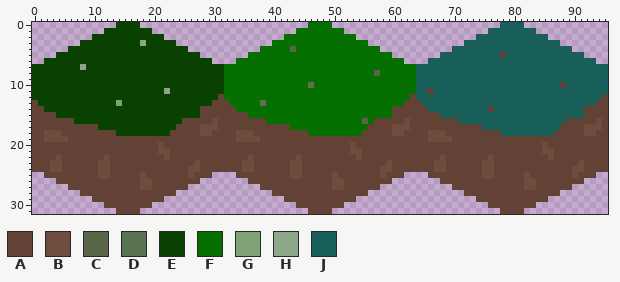
Edited in one commit: sprite sheet (Assets/Sprites/Environment/FloorSprites.png). The first picture shows the starting point.
The file is 96x32 pixels.
Palette (. is transparent): A #634236  B #704c3f  C #596547  D #59724f  E #094100  F #056f00  G #80a277  H #8ca888  J #195f59
Pixels before, first column x 0:
 0 ..............EEEE............................FFFF............................JJJJ..............
 1 ............EEEEEEEE........................FFFFFFFF........................JJJJJJJJ............
 2 ..........EEEEEEEEEEEE....................FFFFFFFFFFFF....................JJJJJJJJJJJJ..........
 3 ........EEEEEEEEEEHEEEEE................FFFFFFFFFFFFFFFF................JJJJJJJJJJJJJJJJ........
 4 ......EEEEEEEEEEEEEEEEEEEE............FFFFFCFFFFFFFFFFFFFF............JJJJJJJJJJJJJJJJJJJJ......
 5 ....EEEEEEEEEEEEEEEEEEEEEEEE........FFFFFFFFFFFFFFFFFFFFFFFF........JJJJJJJJJJAJJJJJJJJJJJJJ....
 6 ..EEEEEEEEEEEEEEEEEEEEEEEEEEEE....FFFFFFFFFFFFFFFFFFFFFFFFFFFF....JJJJJJJJJJJJJJJJJJJJJJJJJJJJ..
 7 EEEEEEEEHEEEEEEEEEEEEEEEEEEEEEEEFFFFFFFFFFFFFFFFFFFFFFFFFFFFFFFFJJJJJJJJJJJJJJJJJJJJJJJJJJJJJJJJ
 8 EEEEEEEEEEEEEEEEEEEEEEEEEEEEEEEEFFFFFFFFFFFFFFFFFFFFFFFFFCFFFFFFJJJJJJJJJJJJJJJJJJJJJJJJJJJJJJJJ
 9 EEEEEEEEEEEEEEEEEEEEEEEEEEEEEEEEFFFFFFFFFFFFFFFFFFFFFFFFFFFFFFFFJJJJJJJJJJJJJJJJJJJJJJJJJJJJJJJJ
10 EEEEEEEEEEEEEEEEEEEEEEEEEEEEEEEEFFFFFFFFFFFFFFDFFFFFFFFFFFFFFFFFJJJJJJJJJJJJJJJJJJJJJJJJAJJJJJJJ
11 EEEEEEEEEEEEEEEEEEEEEEHEEEEEEEEEFFFFFFFFFFFFFFFFFFFFFFFFFFFFFFFFJJAJJJJJJJJJJJJJJJJJJJJJJJJJJJJJ
12 EEEEEEEEEEEEEEEEEEEEEEEEEEEEEEEAFFFFFFFFFFFFFFFFFFFFFFFFFFFFFFFAJJJJJJJJJJJJJJJJJJJJJJJJJJJJJJJA
13 AEEEEEEEEEEEEEGEEEEEEEEEEEEEEEAAAFFFFFDFFFFFFFFFFFFFFFFFFFFFFFAAAJJJJJJJJJJJJJJJJJJJJJJJJJJJJJAA
14 AAEEEEEEEEEEEEEEEEEEEEEEEEEEAAAAAAFFFFFFFFFFFFFFFFFFFFFFFFFFAAAAAAJJJJJJJJJJAJJJJJJJJJJJJJJJAAAA
15 AAAAEEEEEEEEEEEEEEEEEEEEEEEEAAAAAAAAFFFFFFFFFFFFFFFFFFFFFFFFAAAAAAAAJJJJJJJJJJJJJJJJJJJJJJJJAAAA
16 AAAAAAAEEEEEEEEEEEEEEEEEEAAAAABAAAAAAAAFFFFFFFFFFFFFFFFCFAAAAABAAAAAAAAJJJJJJJJJJJJJJJJJJAAAAABA
17 AAAAAAAAAAAEEEEEEEEEEEEEAAAABBBAAAAAAAAAAAAFFFFFFFFFFFFFAAAABBBAAAAAAAAAAAAJJJJJJJJJJJJJAAAABBBA
18 AABBBAAAAAAAAAEEEEEEEEEAAAAABBAAAABBBAAAAAAAAAFFFFFFFFFAAAAABBAAAABBBAAAAAAAAAJJJJJJJJJAAAAABBAA
19 AABBBBAAAAAAAAAAAAAAAAAAAAAAAAAAAABBBBAAAAAAAAAAAAAAAAAAAAAAAAAAAABBBBAAAAAAAAAAAAAAAAAAAAAAAAAA
20 AAAAAAAAAAAAAAAAAAAAABAAAAAAAAAAAAAAAAAAAAAAAAAAAAAAABAAAAAAAAAAAAAAAAAAAAAAAAAAAAAAABAAAAAAAAAA
21 AAAAAAAAAAAAAAAAAAAAABBAAAAAAAAAAAAAAAAAAAAAAAAAAAAAABBAAAAAAAAAAAAAAAAAAAAAAAAAAAAAABBAAAAAAAAA
22 AAAABAAAAAAABAAAAAAAAABAAAAAAAAAAAAABAAAAAAABAAAAAAAAABAAAAAAAAAAAAABAAAAAAABAAAAAAAAABAAAAAAAAA
23 AAABBAAAAAABBAAAAAAAAAAAAAABAAAAAAABBAAAAAABBAAAAAAAAAAAAAABAAAAAAABBAAAAAABBAAAAAAAAAAAAAABAAAA
24 AAABBAAAAAABBAAAAAAAAAAAAABBAAAAAAABBAAAAAABBAAAAAAAAAAAAABBAAAAAAABBAAAAAABBAAAAAAAAAAAAABBAAAA
25 ..AAAAAAAAABBAAAAABAAAAAAABAAA....AAAAAAAAABBAAAAABAAAAAAABAAA....AAAAAAAAABBAAAAABAAAAAAABAAA..
26 ....AAAAAAAAAAAAAABBAAAAAAAA........AAAAAAAAAAAAAABBAAAAAAAA........AAAAAAAAAAAAAABBAAAAAAAA....
27 ......AAAAAAAAAAAABBAAAAAA............AAAAAAAAAAAABBAAAAAA............AAAAAAAAAAAABBAAAAAA......
28 ........AAAAAAAAAAAAAAAA................AAAAAAAAAAAAAAAA................AAAAAAAAAAAAAAAA........
29 ..........AAAAAAAAAAAA....................AAAAAAAAAAAA....................AAAAAAAAAAAA..........
30 ............AAAAAAAA........................AAAAAAAA........................AAAAAAAA............
31 ..............AAAA............................AAAA............................AAAA..............
New version:
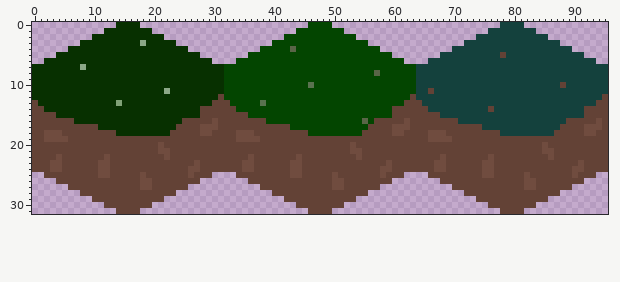
Edits made:
Colour E changes from #094100 to #073000.
Colour F changes from #056f00 to #034500.
Colour J changes from #195f59 to #14413d.
Pixel boxes of the changes (left, top, right, bottom) in both pictures:
changed: (32, 22, 608, 136)
